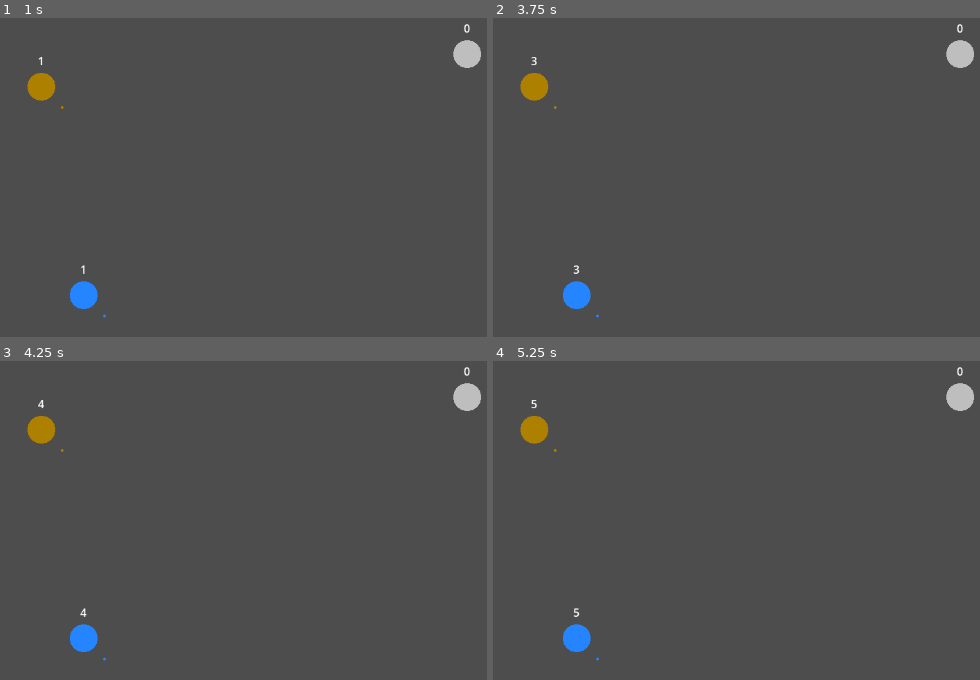
Above: before the commit, frames 1-4 (two rows, left to right).
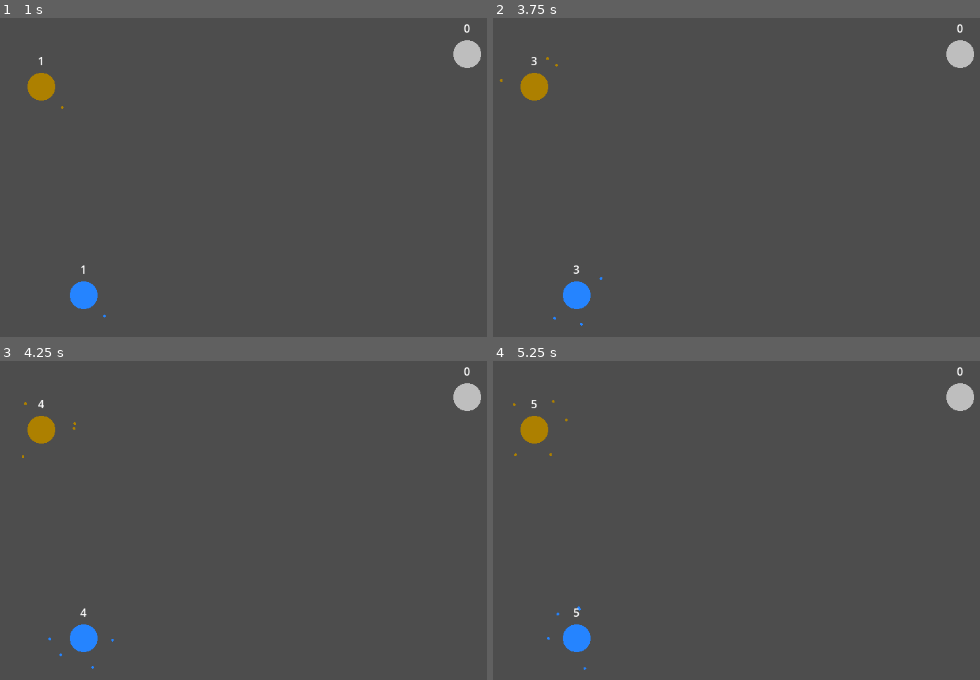
Above: after the commit, the same moments.

Repository: lenomirei/MyGame
Game: Godot game, scene res://level.tscn
Two runs of this game, one before a commit and one after it. Both use one fixed random seed, a clock stepped at 60 frames per second and the inputs below.
Inputs (mouse positions are in pixels of both pictures, inside the frame that each line leads up to):
- Up to frame 1 (1 s): tap Enter at 0.5 s; move the mouse to (82, 295) at 0.52 s; click (82, 295) at 0.67 s
- Up to frame 2 (3.75 s): tap Space at 1.25, 2.75 s; move the mouse to (566, 244) at 1.27 s; click (566, 244) at 1.42 s; tap Enter at 2, 3.5 s; move the mouse to (804, 123) at 2.02 s; click (804, 123) at 2.17 s; move the mouse to (687, 311) at 2.77 s; click (687, 311) at 2.92 s; move the mouse to (965, 289) at 3.52 s; click (965, 289) at 3.67 s
- Up to frame 3 (4.25 s): no input
- Up to frame 4 (5.25 s): tap Space at 4.25 s; move the mouse to (outside the picture) at 4.27 s; click (outside the picture) at 4.42 s; move the mouse to (765, 565) at 5.02 s; click (765, 565) at 5.17 s

Frame 1 is identical in both runs. In frame 2, less than 0.1% of the frame differs, in the area x 1-23%, y 12-97%; in frame 3, less than 0.1%; in frame 4, less than 0.1%, in the area x 4-22%, y 12-97%.

Commit message:
[feat] Add randomness to movement trajectories

Diff:
--- a/soldier.gd
+++ b/soldier.gd
@@ -6,9 +6,19 @@
 var master_country: Country = null
 var moving: bool = false
 var target_country: Country
+var angular_speed: float = 2.0 # 角速度
+var orbit_angle: float = 0.0 # 当前角度
+var orbit_radius_x: float = 30.0 # 轨道半径
+var orbit_radius_y: float = 30.0 # 轨道半径
 
 func initialize(c: Country) -> void:
 	master_country = c
+
+	orbit_radius_x = randf_range(master_country.radius + 20, master_country.radius + 30)
+	orbit_radius_y = randf_range(master_country.radius + 20, master_country.radius + 30)
+	orbit_angle = randf_range(0.0, TAU)
+	angular_speed = randf_range(1.0, 2.5)
+
 	queue_redraw()
 
 func _ready() -> void:
@@ -22,10 +32,8 @@
 			moving = false
 			target_country = null
 	else:
-		pass
-		# position = position.move_toward(Vector2.ZERO, 1.0)
-
-
+		orbit_angle += angular_speed * delta
+		position = Vector2(cos(orbit_angle) * orbit_radius_x, sin(orbit_angle) * orbit_radius_y)
 	pass
 
 func _draw() -> void:
